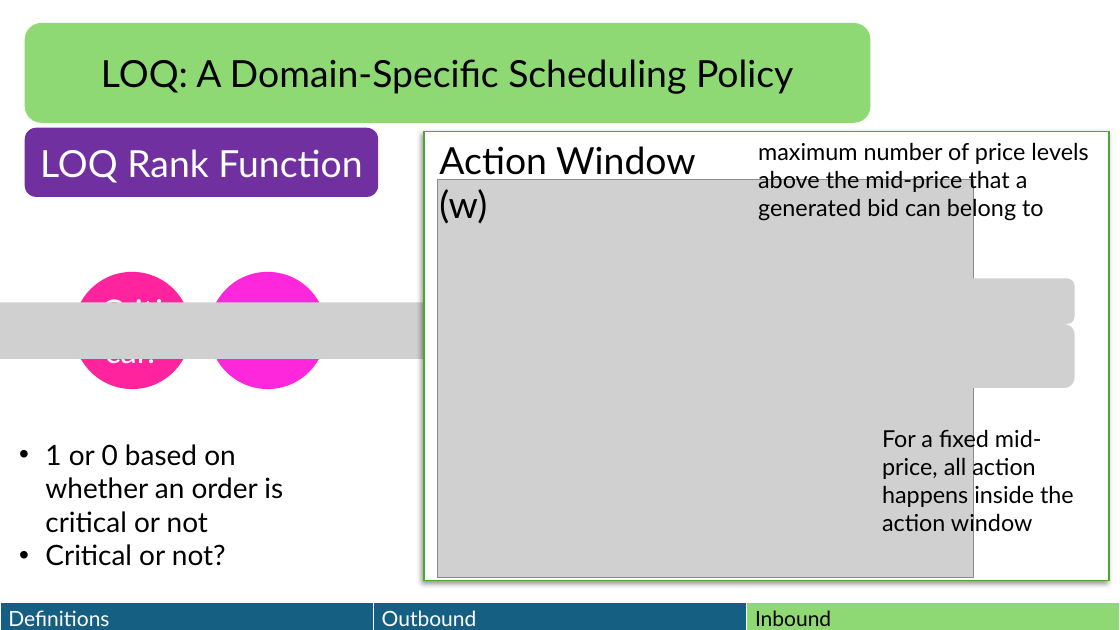
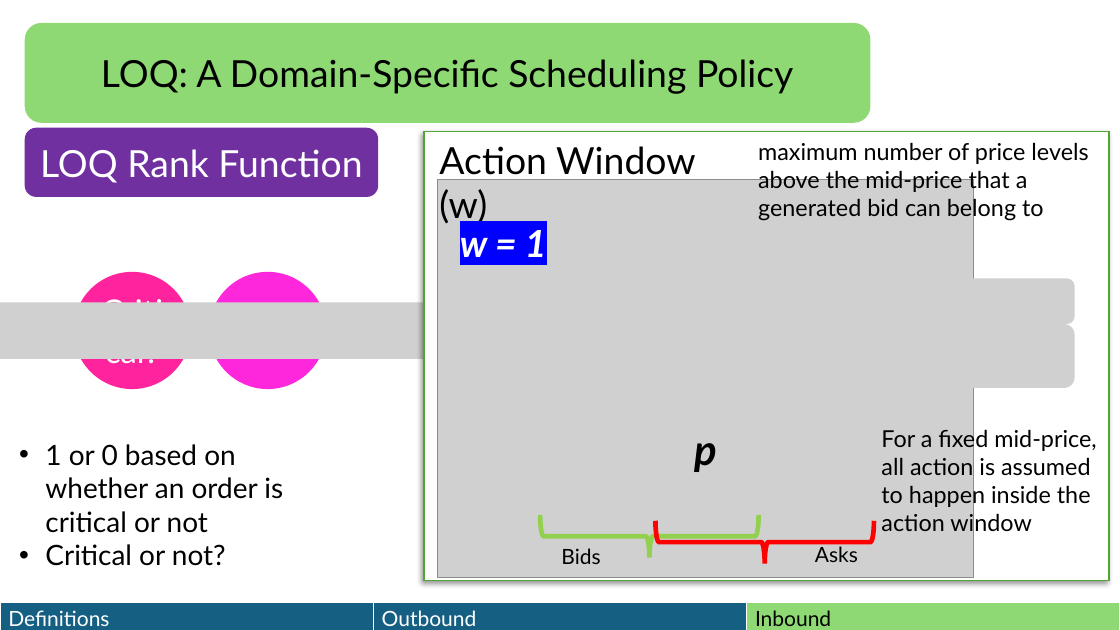
Before and after one commit to HaseebLUMS/Onyx-Presentation, a slide deck: slide 103 of thesis-latency-fairness.pptx. Drawn at 1120x630 pixels with LibreOffice and Linux fonts; fonts in the diff are those of the drawing; grey boxes stand for pictures. Boxes give left, top, right and bottom in pixels: in the first picture for what was removed or moved away, otherwise in the second. Text is boxed around its words. In the diff, an @@ line names an element or a change of style, - is before the commit and + after.

Commit message:
updated presentation

```diff
--- a/thesis-latency-fairness.pptx
+++ b/thesis-latency-fairness.pptx
@@ text added at [460,230,547,257], 32 pt, text #FFFFFF, bold, italic @@
+w = 1
@@ text added at [694,443,717,472], 36 pt, text #000000, bold, italic @@
+p
@@ text at [881,426,1096,536]: text changed @@
-For a fixed mid-price, all action happens inside the action window
+For a fixed mid-price, all action is assumed to happen inside the action window
@@ right brace added at [541,515,759,557], outline #92D050 4 pt @@
@@ right brace added at [656,521,874,563], outline #FF0000 4 pt @@
@@ text added at [561,548,600,564], 18 pt, text #000000 @@
+Bids
@@ text added at [815,544,858,562], 18 pt, text #000000 @@
+Asks
```
Also in this commit, not shown: 2 other slides changed.
